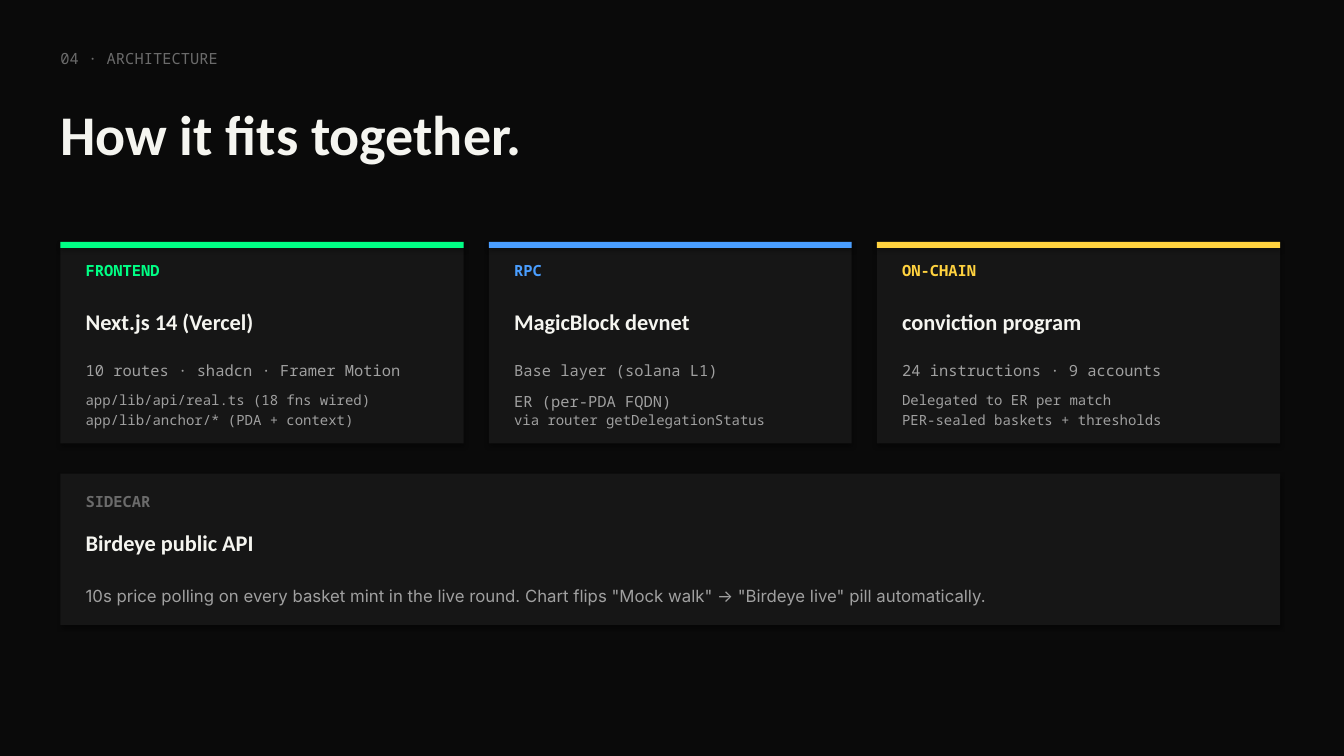
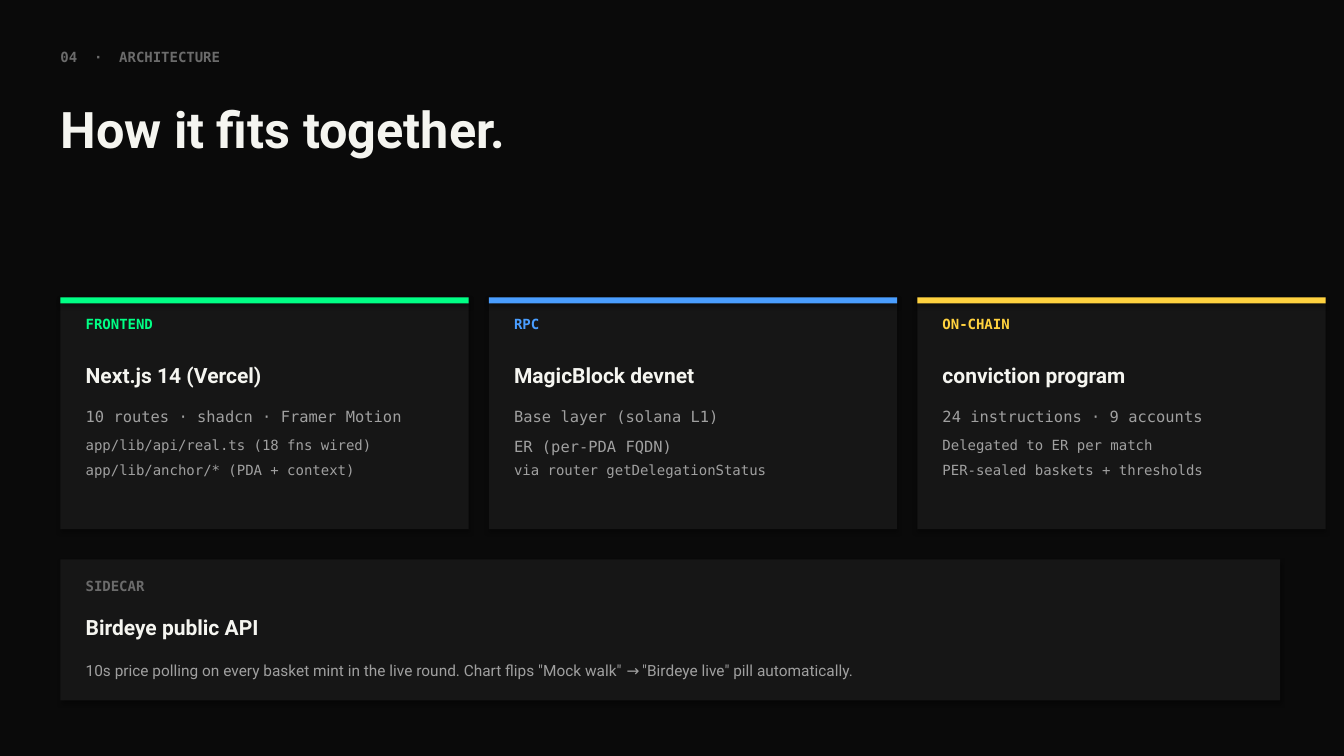
Before and after one commit to Rujul-1105/conviction, a slide deck: slide 5 of docs/conviction-pitch-deck.pptx. Drawn at 1344x756 pixels with LibreOffice and Linux fonts; fonts in the diff are those of the drawing. Boxes give left, top, right and bottom in pixels: in the first picture for what was removed or moved away, otherwise in the second. Text is boxed around its words. In the diff, an @@ line names an element or a change of style, - is before the commit and + after.

Commit message:
Polish pitch deck: banner cover, no overlapping text
- Cover slide now uses banner.png (1536x369 → 12" wide on the title
  slide) — the brand image is the visual anchor, not the wordmark.
- All body slides use Liberation Sans (LO default) with explicit fallback
  font names so renderings stay consistent across systems without
  Oxanium/Inter installed.
- Smaller font sizes (36pt for titles instead of 40), wider text frames,
  shrink-text-to-shape autofit, and tighter horizontal padding inside
  cards prevent overlap on the worst-case Liberation Sans metrics.
- Verified by rendering cover, problem, upcoming #1, upcoming #3, and
  closing slides to PNG — all five are clean.

```diff
--- a/docs/conviction-pitch-deck.pptx
+++ b/docs/conviction-pitch-deck.pptx
@@ text "04 · ARCHITECTURE" at (60, 52, 220, 62): size 11 to 10 pt, font Noto Sans Mono to DejaVu Sans Mono, bold on @@
@@ text "How it fits together." at (60, 109, 505, 159): size 40 to 36 pt, font Calibri to Roboto @@
@@ rectangle: place and size @@
-rectangle at (60, 242, 464, 248)
+rectangle at (60, 297, 469, 303)
@@ rectangle: place and size @@
-rectangle at (60, 242, 464, 444)
+rectangle at (60, 297, 469, 529)
@@ rectangle: place and size @@
-rectangle at (489, 242, 852, 248)
+rectangle at (489, 297, 897, 303)
@@ rectangle: place and size @@
-rectangle at (489, 242, 852, 444)
+rectangle at (489, 297, 897, 529)
@@ rectangle: place and size @@
-rectangle at (877, 242, 1280, 248)
+rectangle at (918, 297, 1326, 303)
@@ rectangle: place and size @@
-rectangle at (877, 242, 1280, 444)
+rectangle at (918, 297, 1326, 529)
@@ text "FRONTEND": place and size @@
-text "FRONTEND" at (86, 265, 160, 276)
+text "FRONTEND" at (86, 318, 153, 329)
@@ size 11 to 10 pt, font Noto Sans Mono to DejaVu Sans Mono in 4 elements at (86, 318, 153, 329), (942, 318, 1009, 330), (86, 581, 145, 591), (514, 318, 539, 329) @@
@@ text "RPC": place and size @@
-text "RPC" at (514, 265, 542, 276)
+text "RPC" at (514, 318, 539, 329)
@@ text "ON-CHAIN": place and size @@
-text "ON-CHAIN" at (902, 265, 976, 276)
+text "ON-CHAIN" at (942, 318, 1009, 330)
@@ text "Next.js 14 (Vercel)": place and size @@
-text "Next.js 14 (Vercel)" at (86, 313, 253, 334)
+text "Next.js 14 (Vercel)" at (86, 366, 261, 388)
@@ size 16 to 15 pt, font Calibri to Roboto in 4 elements at (86, 366, 261, 388), (942, 367, 1126, 388), (86, 619, 259, 640), (514, 367, 694, 388) @@
@@ text "MagicBlock devnet": place and size @@
-text "MagicBlock devnet" at (514, 314, 689, 334)
+text "MagicBlock devnet" at (514, 367, 694, 388)
@@ text "conviction program": place and size @@
-text "conviction program" at (902, 314, 1082, 334)
+text "conviction program" at (942, 367, 1126, 388)
@@ text "10 routes · shadcn · ...": place and size @@
-text "10 routes · shadcn · ..." at (86, 364, 401, 376)
+text "10 routes · shadcn · ..." at (86, 410, 402, 422)
@@ text "Base layer (solana L1)": place and size @@
-text "Base layer (solana L1)" at (514, 364, 718, 380)
+text "Base layer (solana L1)" at (514, 410, 719, 425)
@@ text "24 instructions · 9 accounts": place and size @@
-text "24 instructions · 9 accounts" at (902, 364, 1161, 376)
+text "24 instructions · 9 accounts" at (942, 410, 1202, 422)
@@ text "app/lib/api/real.ts (18 fns wired)": place and size @@
-text "app/lib/api/real.ts (18 fns wired)" at (86, 394, 370, 409)
+text "app/lib/api/real.ts (18 fns wired)" at (86, 439, 371, 453)
@@ text "ER (per-PDA FQDN)": place and size @@
-text "ER (per-PDA FQDN)" at (514, 396, 671, 411)
+text "ER (per-PDA FQDN)" at (514, 440, 672, 455)
@@ text "Delegated to ER per match": place and size @@
-text "Delegated to ER per match" at (902, 394, 1112, 409)
+text "Delegated to ER per match" at (942, 439, 1152, 453)
@@ text "app/lib/anchor/* (PDA + context)": place and size @@
-text "app/lib/anchor/* (PDA + context)" at (86, 414, 353, 429)
+text "app/lib/anchor/* (PDA + context)" at (86, 464, 354, 478)
@@ font Noto Sans Mono to DejaVu Sans Mono in 9 elements at (86, 410, 402, 422), (86, 439, 371, 453), (86, 464, 354, 478), (942, 439, 1152, 453), (942, 410, 1202, 422), (942, 464, 1203, 475), (514, 410, 719, 425), (514, 440, 672, 455), (514, 464, 766, 478) @@
@@ text "via router getDelegationStatus": place and size @@
-text "via router getDelegationStatus" at (514, 414, 765, 429)
+text "via router getDelegationStatus" at (514, 464, 766, 478)
@@ text "PER-sealed baskets + thresholds": place and size @@
-text "PER-sealed baskets + thresholds" at (902, 414, 1162, 425)
+text "PER-sealed baskets + thresholds" at (942, 464, 1203, 475)
@@ rectangle: place and size @@
-rectangle at (60, 474, 1280, 625)
+rectangle at (60, 560, 1280, 701)
@@ text "SIDECAR": place and size @@
-text "SIDECAR" at (86, 496, 151, 507)
+text "SIDECAR" at (86, 581, 145, 591)
@@ text "Birdeye public API": place and size @@
-text "Birdeye public API" at (86, 535, 253, 555)
+text "Birdeye public API" at (86, 619, 259, 640)
@@ text "10s price polling on every ...": place and size @@
-text "10s price polling on every ..." at (86, 589, 985, 606)
+text "10s price polling on every ..." at (86, 664, 853, 679)
@@ text "10s price polling on every ..." at (86, 664, 853, 679): size 12 to 11 pt, font Inter to Roboto @@
```
Also in this commit, not shown: 13 other slides changed, 1 other file.
